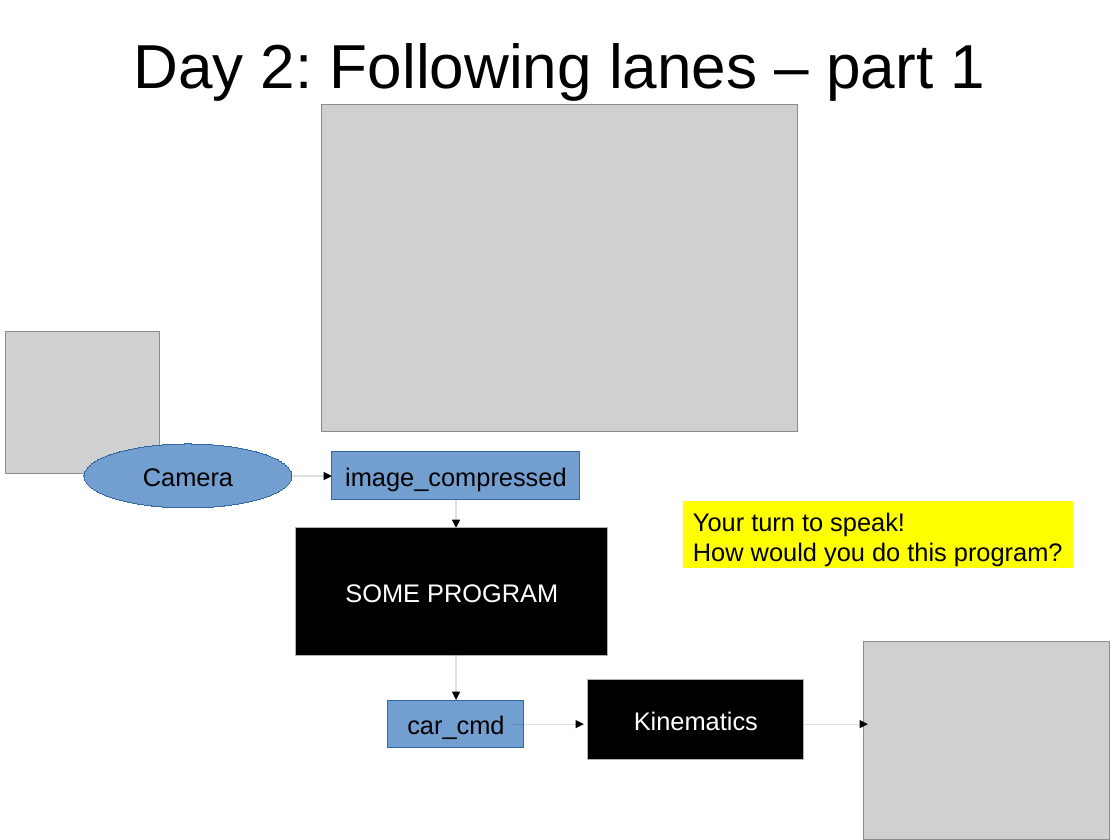
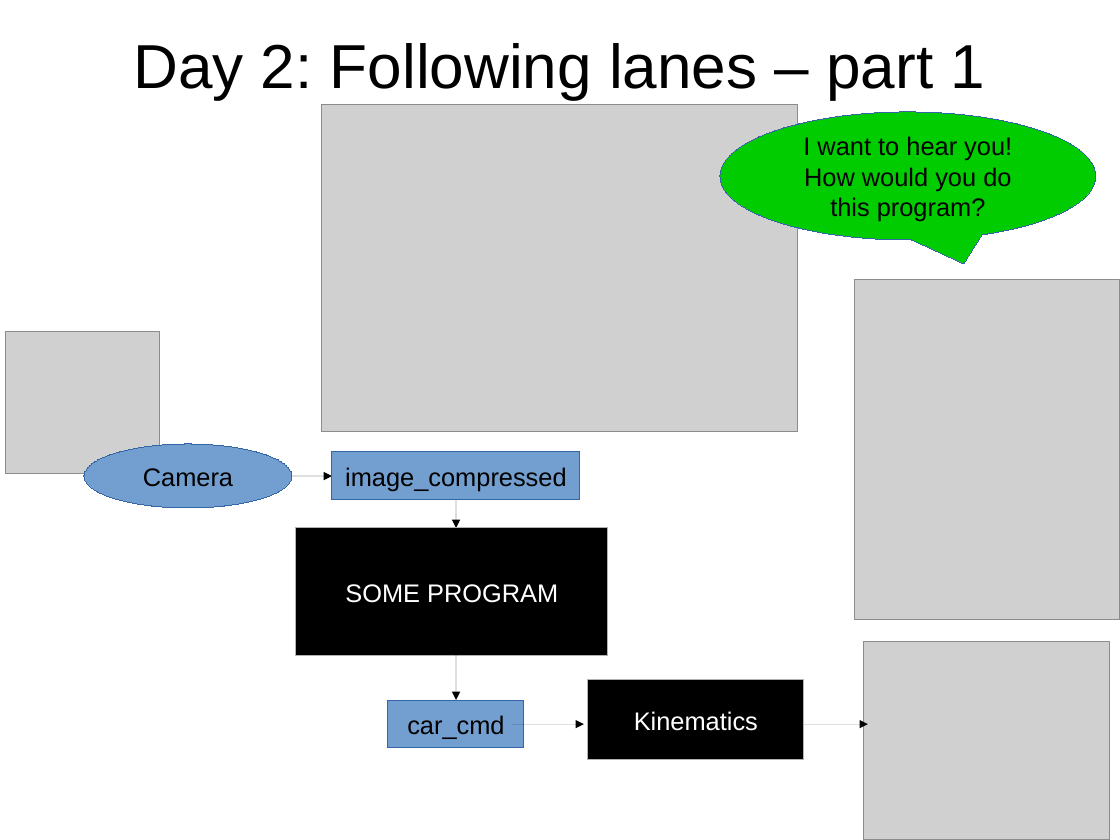
Before and after one commit to maivincent/MISE_presentations, a slide deck: slide 2 of step2_lane_control.odp. Drawn at 1120x840 pixels with LibreOffice and Linux fonts; fonts in the diff are those of the drawing; grey boxes stand for pictures. Boxes give left, top, right and bottom in pixels: in the first picture for what was removed or moved away, otherwise in the second. Text is boxed around its words. In the diff, an @@ line names an element or a change of style, - is before the commit and + after.

```diff
--- a/step2_lane_control.odp
+++ b/step2_lane_control.odp
@@ speech bubble added at bbox=[721, 112, 1097, 240], fill #00CC00, outline #3465A4 0 pt, 18 pt, text #000000 @@
+I want to hear you!
+How would you do
+this program?
@@ picture added at bbox=[855, 281, 1120, 620] @@
@@ rectangle removed at bbox=[683, 501, 1073, 568] @@
-Your turn to speak!
-How would you do this program?
```
Also in this commit, not shown: 6 slides added, 1 slide removed, 11 other files.
